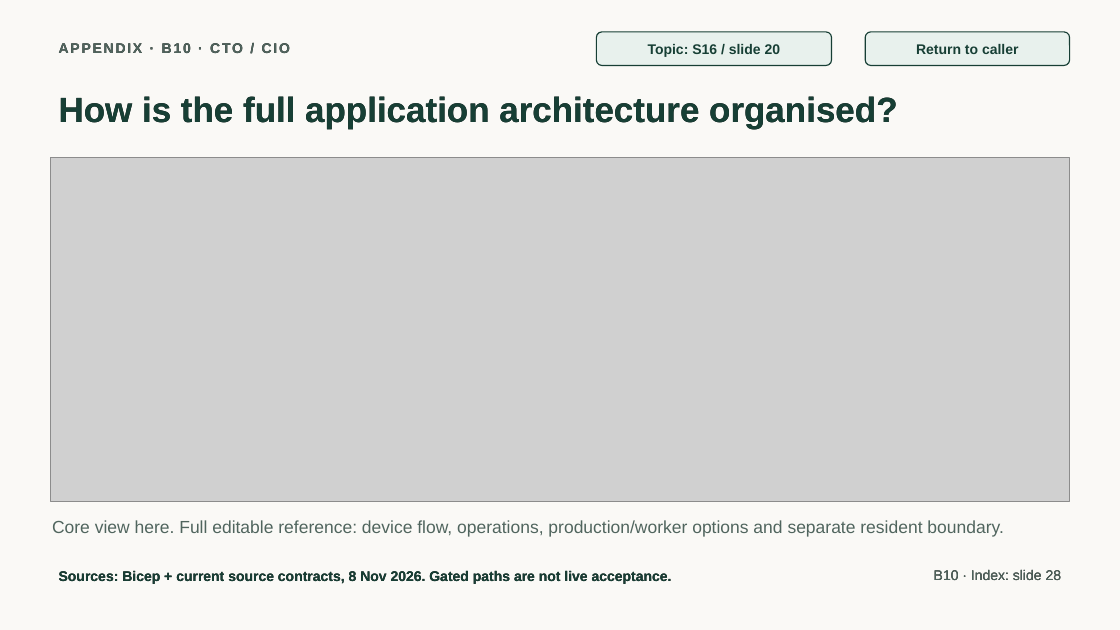
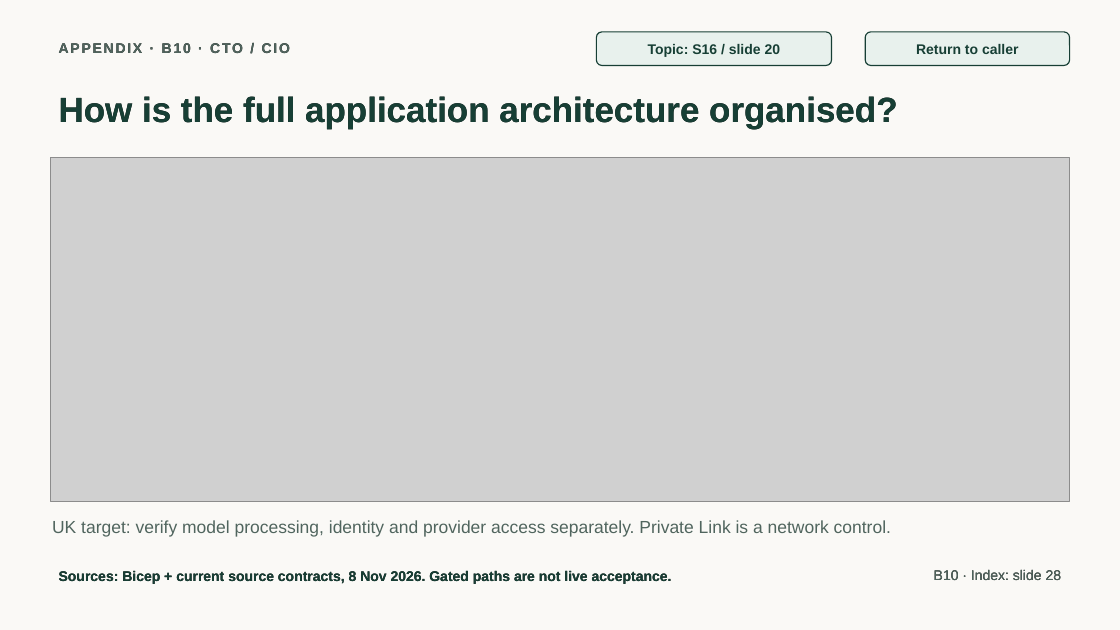
Before and after one commit to jmservera/ama, a slide deck: slide 38 of docs/capstone/deck/zava-forward-cowork-v2-draft.pptx. Drawn at 1120x630 pixels with LibreOffice and Linux fonts; fonts in the diff are those of the drawing; grey boxes stand for pictures. Boxes give left, top, right and bottom in pixels: in the first picture for what was removed or moved away, otherwise in the second. Text is boxed around its words. In the diff, an @@ line names an element or a change of style, - is before the commit and + after.

```diff
--- a/docs/capstone/deck/zava-forward-cowork-v2-draft.pptx
+++ b/docs/capstone/deck/zava-forward-cowork-v2-draft.pptx
@@ text at (x1=52, y1=520, x2=891, y2=537): text changed @@
-Core view here. Full editable reference: device flow, operations, production/worker options and separate resident boundary.
+UK target: verify model processing, identity and provider access separately. Private Link is a network control.
```
Also in this commit, not shown: 17 other slides changed, 2 slides added, 2 slides removed, 55 other files.
